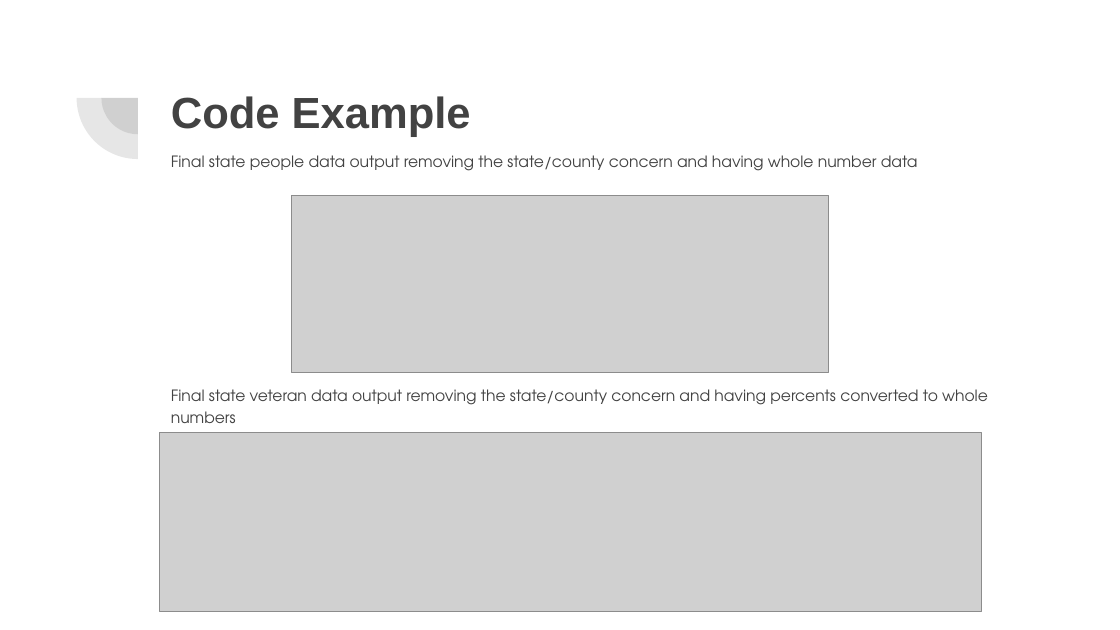
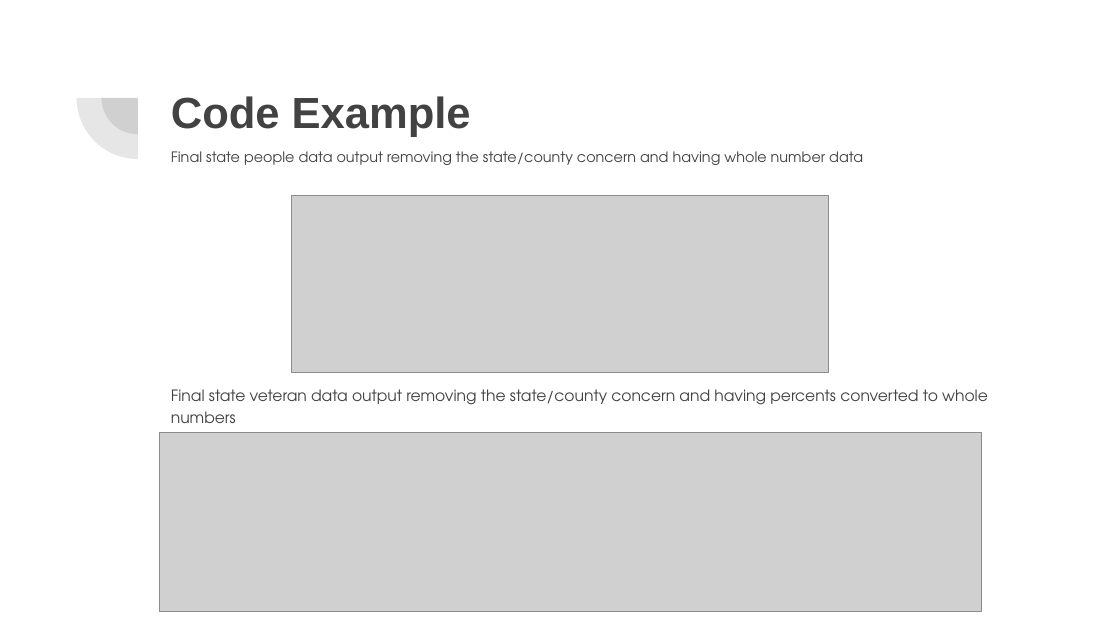
Before and after one commit to staceycatherine/Final_Project, a slide deck: slide 9 of Final Project Google Slides.pptx. Drawn at 1120x630 pixels with LibreOffice and Linux fonts; fonts in the diff are those of the drawing; grey boxes stand for pictures. Boxes give left, top, right and bottom in pixels: in the first picture for what was removed or moved away, otherwise in the second. Text is boxed around its words. In the diff, an @@ line names an element or a change of style, - is before the commit and + after.

```diff
--- a/Final Project Google Slides.pptx
+++ b/Final Project Google Slides.pptx
@@ text "Final state people data output ..." at <box>171,151,863,165</box>: size 10 to 9.2 pt; line spacing 1.15 to 0.95 @@
```
Also in this commit, not shown: 1 other slide changed, 1 slide added, 2 slides removed.
